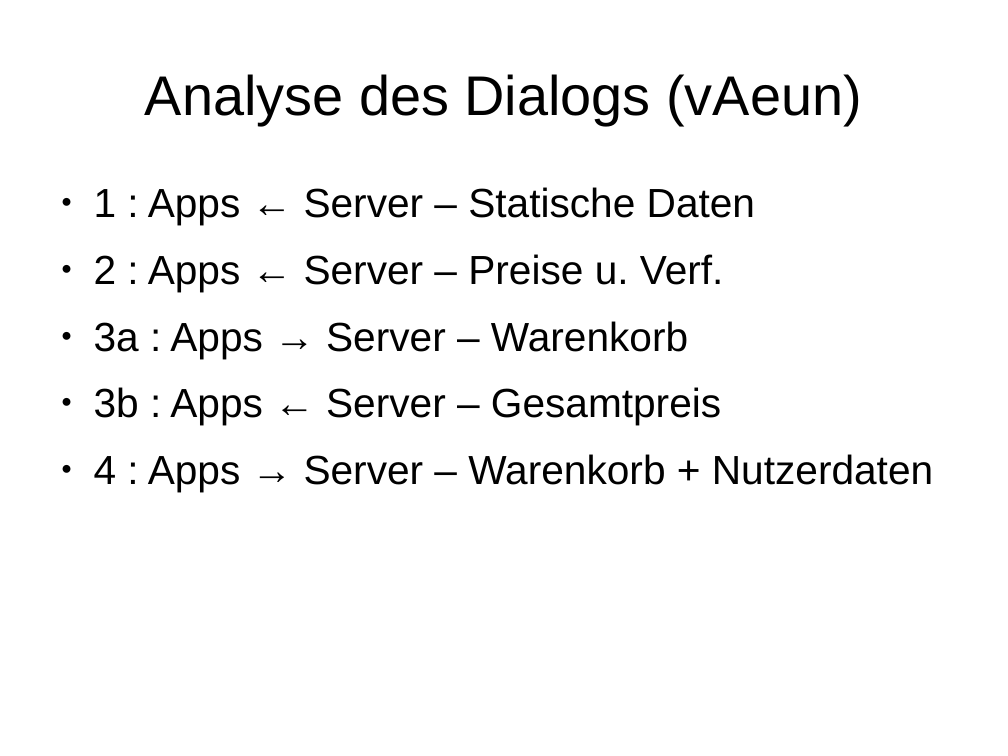
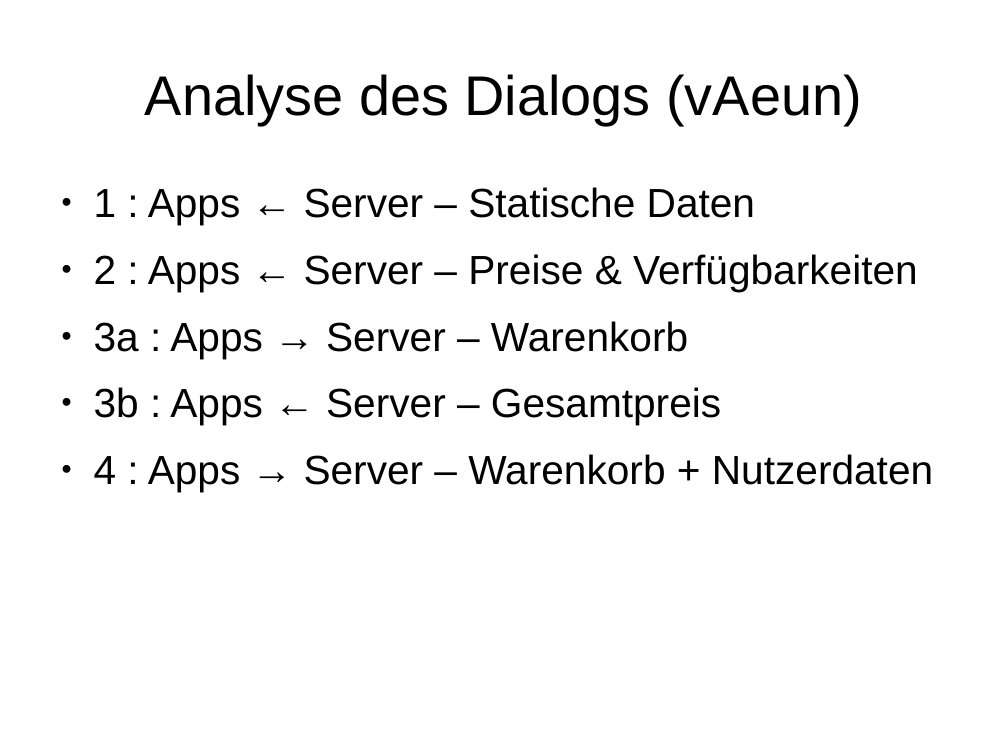
Before and after one commit to janhelmle/weiterbildung_fachinformatiker_ihk_projektantrag, a slide deck: slide 9 of praesentation/presentation_v1.odp (slide 8 before the commit). Drawn at 1008x756 pixels with LibreOffice and Linux fonts; fonts in the diff are those of the drawing. Boxes give left, top, right and bottom in pixels: in the first picture for what was removed or moved away, otherwise in the second. Text is boxed around its words. In the diff, an @@ line names an element or a change of style, - is before the commit and + after.

```diff
--- a/praesentation/presentation_v1.odp
+++ b/praesentation/presentation_v1.odp
@@ text at <box>94,254,918,292</box>: text changed @@
-● 2 : Apps ← Server – Preise u. Verf.
+● 2 : Apps ← Server – Preise & Verfügbarkeiten
```
Also in this commit, not shown: 1 slide added, 3 other files.
